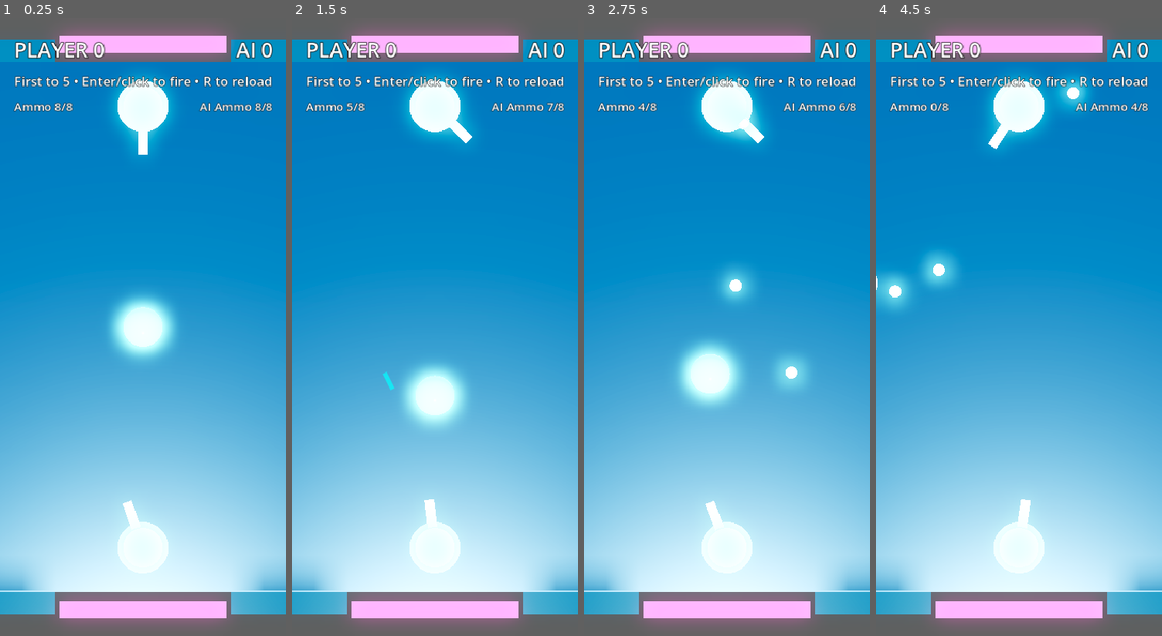
Above: before the commit, frames 1-4 (left to right).
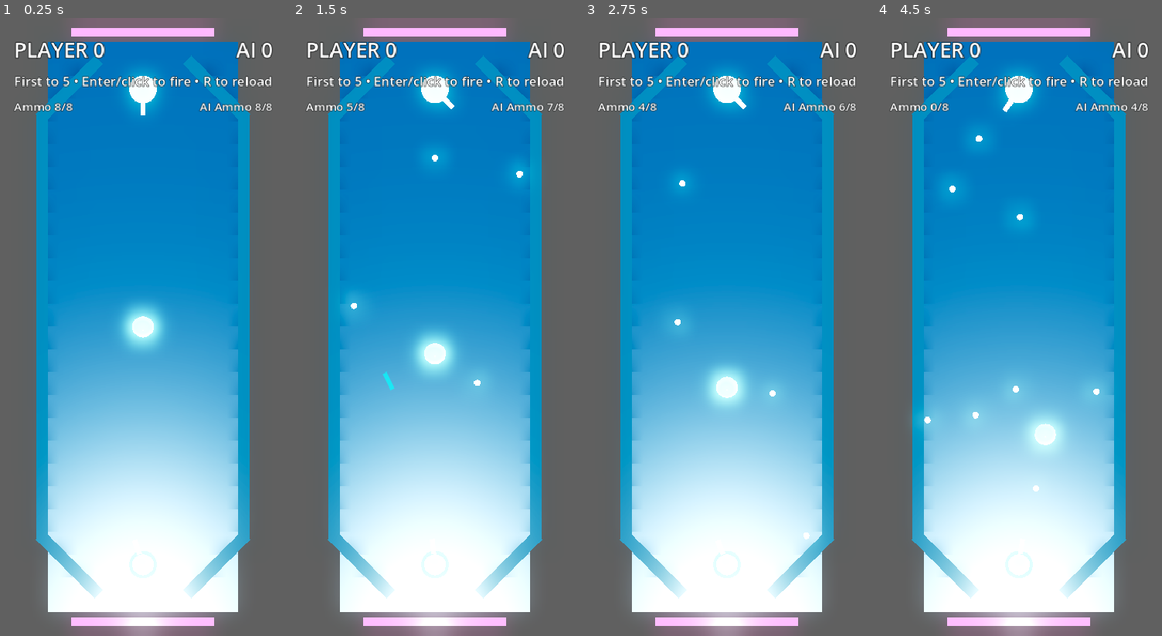
Above: after the commit, the same moments.

Repository: mchambers-mojang/sweet-vinegar-games
Game: Godot game, scene res://carom/scenes/carom_arena.tscn
Two runs of this game, one before a commit and one after it. Both use one fixed random seed, a clock stepped at 60 frames per second and the inputs below. This scene is started directly instead of the project's main scene.
Inputs (mouse positions are in pixels of both pictures, inside the frame that each line leads up to):
- Up to frame 1 (0.25 s): no input
- Up to frame 2 (1.5 s): tap Enter (ui_accept) at 0.5, 0.77, 1.25 s; move the mouse to (497, 296) at 0.52 s; hold Right (ui_right) 0.53-1.25 s; hold Shift 0.53-1.25 s; click (497, 296) at 0.67 s; drag from (377, 357) to (420, 450) at 1.27 s
- Up to frame 3 (2.75 s): tap Enter (ui_accept) at 2 s; move the mouse to (755, 191) at 2.02 s; hold Right (ui_right) from 2.03 s (still down); tap Ctrl at 2.1 s
- Up to frame 4 (4.5 s): release Right (ui_right) at 2.75 s; tap Enter (ui_accept) at 2.75, 3.5, 3.77, 4.25 s; drag from (1004, 450) to (933, 234) at 2.77 s; move the mouse to (1104, 419) at 3.52 s; hold Left (ui_left) 3.53-4.25 s; tap R at 3.6 s; drag from (933, 234) to (976, 172) at 4.27 s

The runs differ from the first frame. In frame 1, 54% of the frame differs, in the area x 0-100%, y 1-100%; in frame 2, 54%; in frame 3, 55%; in frame 4, 54%.

Commit message:
feat: Reshape arena to Crossfire-style narrow channel layout
- Changed from 20x12 rectangle to 8x24 narrow channel
- Angular oval shape with 45-degree corner segments
- Wide goal openings (6 units) spanning most of the short ends
- Turrets far apart (z=2 and z=22) for long shooting distance
- Camera raised and ortho size increased to fit the channel
- No end walls — goals are open like the traditional game

Co-authored-by: Copilot <223556219+Copilot@users.noreply.github.com>

Diff:
--- a/carom/scenes/carom_arena.tscn
+++ b/carom/scenes/carom_arena.tscn
@@ -3,36 +3,35 @@
 [ext_resource type="Script" path="res://carom/scripts/carom_arena.gd" id="1"]
 [ext_resource type="Script" path="res://carom/scripts/carom_game.gd" id="2"]
 
+; Floor: narrow channel 8 wide x 24 long
 [sub_resource type="BoxShape3D" id="1"]
-size = Vector3(20, 0.4, 12)
+size = Vector3(8, 0.4, 24)
 
 [sub_resource type="BoxMesh" id="2"]
-size = Vector3(20, 0.4, 12)
-
+size = Vector3(8, 0.4, 24)
+
+; Side walls: run most of the length (narrower than total to leave room for angled corners)
 [sub_resource type="BoxShape3D" id="3"]
-size = Vector3(0.5, 1.5, 12.5)
+size = Vector3(0.5, 1.5, 18)
 
 [sub_resource type="BoxMesh" id="4"]
-size = Vector3(0.5, 1.5, 12.5)
-
+size = Vector3(0.5, 1.5, 18)
+
+; Angled corner walls (short segments rotated 45 degrees)
 [sub_resource type="BoxShape3D" id="5"]
-size = Vector3(8, 1.5, 0.5)
+size = Vector3(3.5, 1.5, 0.5)
 
 [sub_resource type="BoxMesh" id="6"]
-size = Vector3(8, 1.5, 0.5)
-
+size = Vector3(3.5, 1.5, 0.5)
+
+; Goal detection zone (wide, thin, behind the end)
 [sub_resource type="BoxShape3D" id="7"]
-size = Vector3(2.2, 1.5, 0.45)
+size = Vector3(6, 1.6, 0.4)
 
 [sub_resource type="BoxMesh" id="8"]
-size = Vector3(2.2, 1.5, 0.45)
-
-[sub_resource type="BoxShape3D" id="9"]
-size = Vector3(3.8, 1.6, 0.4)
-
-[sub_resource type="BoxMesh" id="10"]
-size = Vector3(3.8, 1.6, 0.4)
-
+size = Vector3(6, 1.6, 0.4)
+
+; Floor material (dark)
 [sub_resource type="StandardMaterial3D" id="11"]
 albedo_color = Color(0.03, 0.04, 0.08, 1)
 emission_enabled = true
@@ -40,6 +39,7 @@
 emission_energy_multiplier = 0.8
 roughness = 0.3
 
+; Wall material (subtle neon)
 [sub_resource type="StandardMaterial3D" id="12"]
 albedo_color = Color(0.06, 0.09, 0.14, 1)
 emission_enabled = true
@@ -47,6 +47,7 @@
 emission_energy_multiplier = 0.6
 roughness = 0.12
 
+; Goal zone material (magenta glow)
 [sub_resource type="StandardMaterial3D" id="13"]
 albedo_color = Color(0.4, 0.05, 0.35, 0.45)
 transparency = 1
@@ -59,13 +60,14 @@
 script = ExtResource("1")
 
 [node name="DirectionalLight3D" type="DirectionalLight3D" parent="."]
-position = Vector3(0, 8, 6)
+position = Vector3(0, 8, 12)
 rotation_degrees = Vector3(-55, 0, 0)
 light_energy = 2.2
 shadow_enabled = true
 
+; --- Floor ---
 [node name="Floor" type="StaticBody3D" parent="."]
-position = Vector3(0, -0.2, 6)
+position = Vector3(0, -0.2, 12)
 
 [node name="CollisionShape3D" type="CollisionShape3D" parent="Floor"]
 shape = SubResource("1")
@@ -74,8 +76,9 @@
 mesh = SubResource("2")
 material_override = SubResource("11")
 
+; --- Side walls (long edges) ---
 [node name="LeftWall" type="StaticBody3D" parent="."]
-position = Vector3(-10.25, 0.75, 6)
+position = Vector3(-4.25, 0.75, 12)
 
 [node name="CollisionShape3D" type="CollisionShape3D" parent="LeftWall"]
 shape = SubResource("3")
@@ -85,7 +88,7 @@
 material_override = SubResource("12")
 
 [node name="RightWall" type="StaticBody3D" parent="."]
-position = Vector3(10.25, 0.75, 6)
+position = Vector3(4.25, 0.75, 12)
 
 [node name="CollisionShape3D" type="CollisionShape3D" parent="RightWall"]
 shape = SubResource("3")
@@ -94,128 +97,92 @@
 mesh = SubResource("4")
 material_override = SubResource("12")
 
-[node name="SouthWallLeft" type="StaticBody3D" parent="."]
-position = Vector3(-6, 0.75, -0.25)
-
-[node name="CollisionShape3D" type="CollisionShape3D" parent="SouthWallLeft"]
-shape = SubResource("5")
-
-[node name="MeshInstance3D" type="MeshInstance3D" parent="SouthWallLeft"]
-mesh = SubResource("6")
-material_override = SubResource("12")
-
-[node name="SouthWallRight" type="StaticBody3D" parent="."]
-position = Vector3(6, 0.75, -0.25)
-
-[node name="CollisionShape3D" type="CollisionShape3D" parent="SouthWallRight"]
-shape = SubResource("5")
-
-[node name="MeshInstance3D" type="MeshInstance3D" parent="SouthWallRight"]
-mesh = SubResource("6")
-material_override = SubResource("12")
-
-[node name="NorthWallLeft" type="StaticBody3D" parent="."]
-position = Vector3(-6, 0.75, 12.25)
-
-[node name="CollisionShape3D" type="CollisionShape3D" parent="NorthWallLeft"]
-shape = SubResource("5")
-
-[node name="MeshInstance3D" type="MeshInstance3D" parent="NorthWallLeft"]
-mesh = SubResource("6")
-material_override = SubResource("12")
-
-[node name="NorthWallRight" type="StaticBody3D" parent="."]
-position = Vector3(6, 0.75, 12.25)
-
-[node name="CollisionShape3D" type="CollisionShape3D" parent="NorthWallRight"]
-shape = SubResource("5")
-
-[node name="MeshInstance3D" type="MeshInstance3D" parent="NorthWallRight"]
-mesh = SubResource("6")
-material_override = SubResource("12")
-
+; --- Angled corners (create octagonal/angular oval shape) ---
 [node name="SouthWestCorner" type="StaticBody3D" parent="."]
-position = Vector3(-8.9, 0.75, 0.8)
+position = Vector3(-3.1, 0.75, 2.0)
 rotation_degrees = Vector3(0, 45, 0)
 
 [node name="CollisionShape3D" type="CollisionShape3D" parent="SouthWestCorner"]
-shape = SubResource("7")
+shape = SubResource("5")
 
 [node name="MeshInstance3D" type="MeshInstance3D" parent="SouthWestCorner"]
-mesh = SubResource("8")
+mesh = SubResource("6")
 material_override = SubResource("12")
 
 [node name="SouthEastCorner" type="StaticBody3D" parent="."]
-position = Vector3(8.9, 0.75, 0.8)
+position = Vector3(3.1, 0.75, 2.0)
 rotation_degrees = Vector3(0, -45, 0)
 
 [node name="CollisionShape3D" type="CollisionShape3D" parent="SouthEastCorner"]
-shape = SubResource("7")
+shape = SubResource("5")
 
 [node name="MeshInstance3D" type="MeshInstance3D" parent="SouthEastCorner"]
-mesh = SubResource("8")
+mesh = SubResource("6")
 material_override = SubResource("12")
 
 [node name="NorthWestCorner" type="StaticBody3D" parent="."]
-position = Vector3(-8.9, 0.75, 11.2)
+position = Vector3(-3.1, 0.75, 22.0)
 rotation_degrees = Vector3(0, -45, 0)
 
 [node name="CollisionShape3D" type="CollisionShape3D" parent="NorthWestCorner"]
-shape = SubResource("7")
+shape = SubResource("5")
 
 [node name="MeshInstance3D" type="MeshInstance3D" parent="NorthWestCorner"]
-mesh = SubResource("8")
+mesh = SubResource("6")
 material_override = SubResource("12")
 
 [node name="NorthEastCorner" type="StaticBody3D" parent="."]
-position = Vector3(8.9, 0.75, 11.2)
+position = Vector3(3.1, 0.75, 22.0)
 rotation_degrees = Vector3(0, 45, 0)
 
 [node name="CollisionShape3D" type="CollisionShape3D" parent="NorthEastCorner"]
-shape = SubResource("7")
+shape = SubResource("5")
 
 [node name="MeshInstance3D" type="MeshInstance3D" parent="NorthEastCorner"]
-mesh = SubResource("8")
-material_override = SubResource("12")
-
+mesh = SubResource("6")
+material_override = SubResource("12")
+
+; --- Goal zones (wide openings at each short end, behind the play area) ---
 [node name="SouthGoal" type="Area3D" parent="."]
 position = Vector3(0, 0.6, -0.4)
 monitoring = true
 
 [node name="CollisionShape3D" type="CollisionShape3D" parent="SouthGoal"]
-shape = SubResource("9")
+shape = SubResource("7")
 
 [node name="MeshInstance3D" type="MeshInstance3D" parent="SouthGoal"]
-mesh = SubResource("10")
+mesh = SubResource("8")
 material_override = SubResource("13")
 
 [node name="NorthGoal" type="Area3D" parent="."]
-position = Vector3(0, 0.6, 12.4)
+position = Vector3(0, 0.6, 24.4)
 monitoring = true
 
 [node name="CollisionShape3D" type="CollisionShape3D" parent="NorthGoal"]
-shape = SubResource("9")
+shape = SubResource("7")
 
 [node name="MeshInstance3D" type="MeshInstance3D" parent="NorthGoal"]
-mesh = SubResource("10")
+mesh = SubResource("8")
 material_override = SubResource("13")
 
+; --- Spawn markers ---
 [node name="SpawnMarkers" type="Node3D" parent="."]
 
 [node name="SouthTurretSpawn" type="Marker3D" parent="SpawnMarkers"]
-position = Vector3(0, 0, 1)
+position = Vector3(0, 0, 2)
 
 [node name="NorthTurretSpawn" type="Marker3D" parent="SpawnMarkers"]
-position = Vector3(0, 0, 11)
+position = Vector3(0, 0, 22)
 
 [node name="PuckSpawn" type="Marker3D" parent="SpawnMarkers"]
-position = Vector3(0, 0, 6)
-
+position = Vector3(0, 0, 12)
+
+; --- Camera (top-down, centered on the long channel) ---
 [node name="Camera3D" type="Camera3D" parent="."]
-position = Vector3(0, 15, 6)
+position = Vector3(0, 20, 12)
 rotation_degrees = Vector3(-90, 0, 0)
 projection = 1
-size = 14.0
+size = 26.0
 current = true
 
 [node name="Actors" type="Node3D" parent="."]
